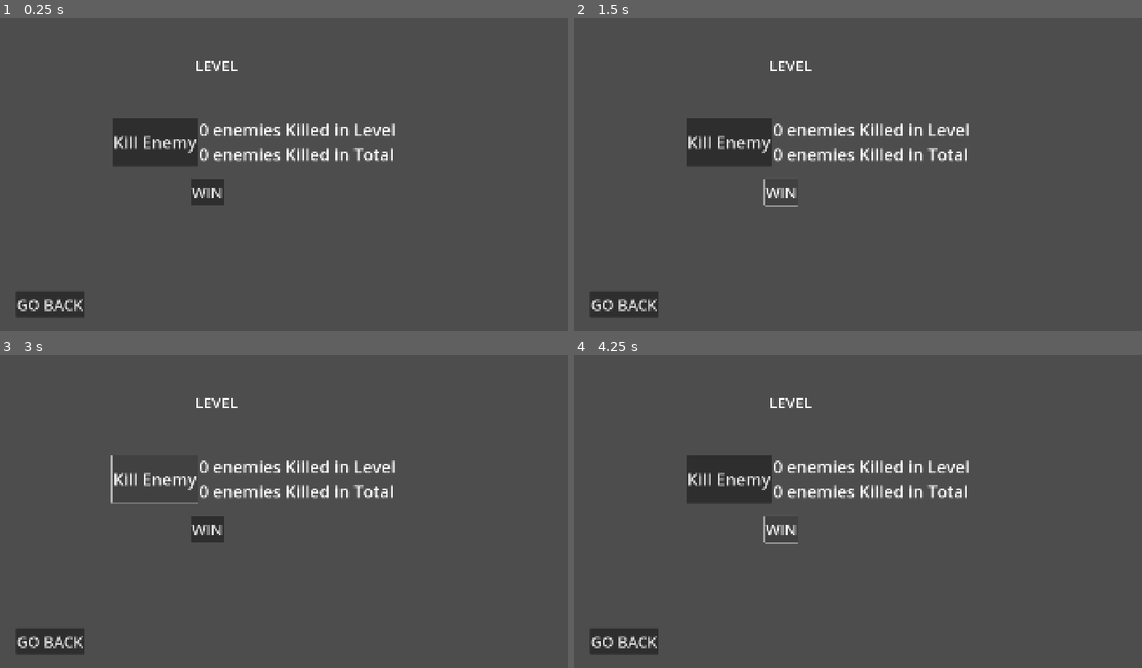
Above: before the commit, frames 1-4 (two rows, left to right).
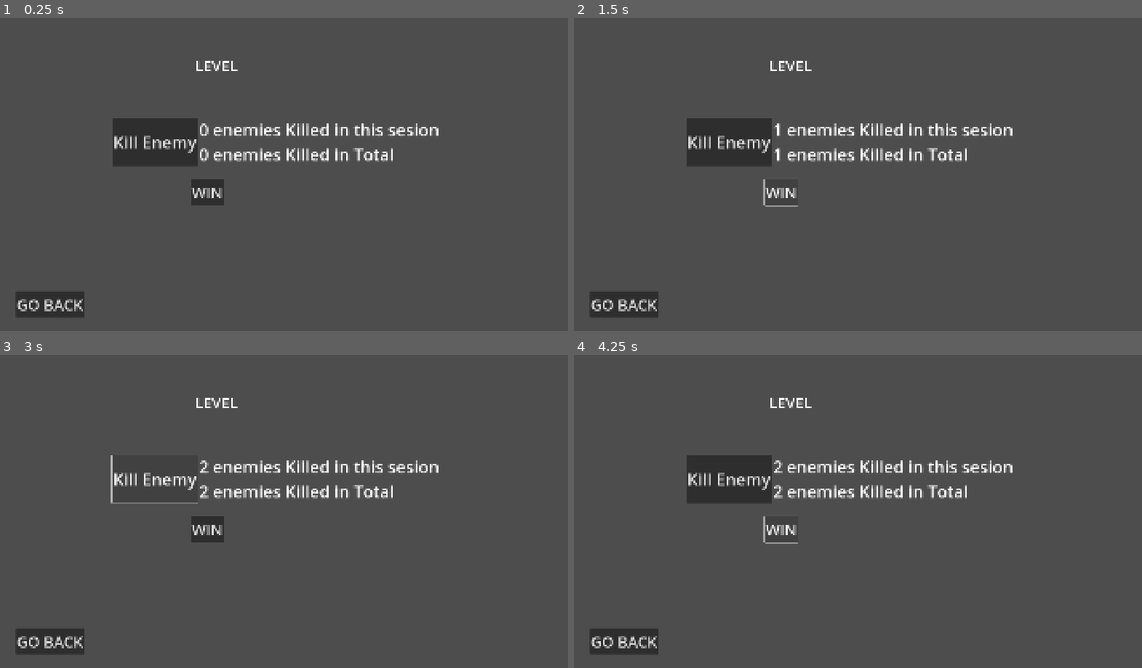
Above: after the commit, the same moments.

Repository: diablohumastudio/NvC-Data-Systems
Game: Godot game, scene res://screens/game/game.tscn
Same seed, same stepped clock (60 frames per second), same inputs: the game is played once before the commit and once after it. This scene is started directly instead of the project's main scene.
Inputs:
- Up to frame 1 (0.25 s): no input
- Up to frame 2 (1.5 s): click "Kill Enemy" at 0.5 s; click "WIN" at 1.25 s
- Up to frame 3 (3 s): click "WIN" at 2 s; click "Kill Enemy" at 2.75 s
- Up to frame 4 (4.25 s): click "WIN" at 3.5 s

The runs differ from the first frame. In frame 1, 0.3% of the frame differs, in the area x 62-78%, y 33-38%; in frame 2, 0.4%, in the area x 35-78%, y 33-46%; in frame 3, 0.4%; in frame 4, 0.4%.
Error before the commit: Invalid access to property or key 'id' on a base object of type 'Nil'. (res://screens/game/game.gd:11)
Error after the commit: Invalid access to property or key 'id' on a base object of type 'Nil'. (res://screens/game/game.gd:23)

Commit message:
add visual elements for killed enemies

Diff:
--- a/screens/game/game.gd
+++ b/screens/game/game.gd
@@ -2,6 +2,18 @@
 
 var level: Level : set = _set_level
 var enemies_killed: int = 0
+var canons_alive: int = 5
+
+func _ready() -> void:
+	_update_kill_enemy_label()
+	_update_kill_enemy_tot_label()
+	UDS.listen_property(UDS.PROPERTIES.ENEMIES_KILLED, _update_kill_enemy_tot_label)
+
+func _update_kill_enemy_tot_label():
+	%KillEnemyTotalLbl.text = str(UDS.get_property(UDS.PROPERTIES.ENEMIES_KILLED)) + " enemies Killed in Total"
+
+func _update_kill_enemy_label():
+	%KillEnemyLbl.text = str(enemies_killed) + " enemies Killed in this sesion"
 
 func _set_level(new_value: Level) -> void:
 	level = new_value
@@ -16,3 +28,4 @@
 func _on_kill_enemy_btn_pressed() -> void:
 	enemies_killed += 1
 	ACS.set_action(Action.new(Action.TYPES.ENEMY_KILLED, Action.PayEnemKilled.new(enemies_killed)))
+	_update_kill_enemy_label()
--- a/screens/game/game.tscn
+++ b/screens/game/game.tscn
@@ -60,7 +60,8 @@
 theme_override_font_sizes/font_size = 55
 text = "0 enemies Killed in Level"
 
-[node name="Label" type="Label" parent="HBoxContainer/VBoxContainer"]
+[node name="KillEnemyTotalLbl" type="Label" parent="HBoxContainer/VBoxContainer"]
+unique_name_in_owner = true
 layout_mode = 2
 theme_override_font_sizes/font_size = 55
 text = "0 enemies Killed in Total"
